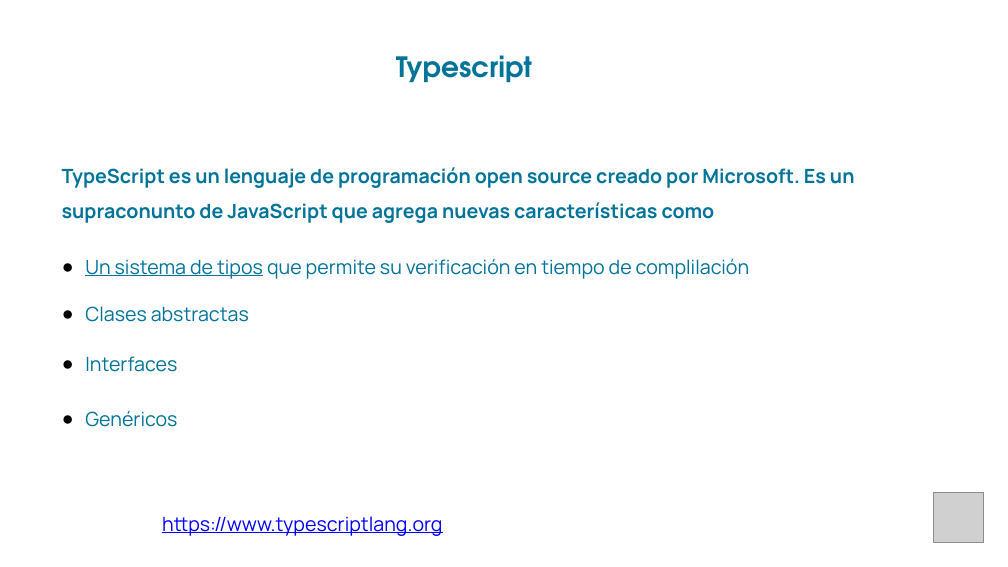
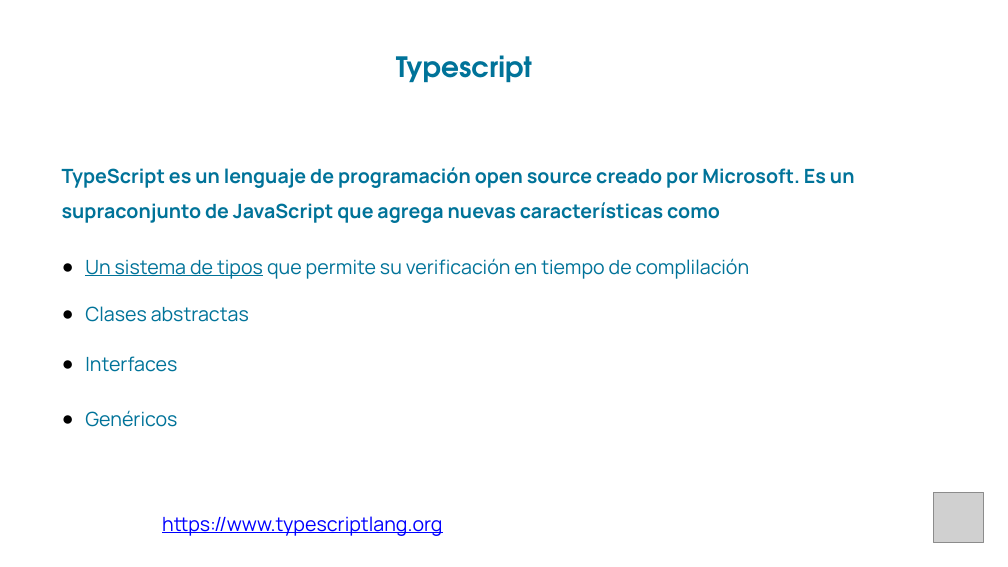
Before and after one commit to grupoinetel/curso-devops-ulpgc, a slide deck: slide 8 of ppt/curso-devops-ulpgc-ui.pptx. Drawn at 1008x567 pixels with LibreOffice and Linux fonts; fonts in the diff are those of the drawing; grey boxes stand for pictures; background and template pictures are left out. Boxes give left, top, right and bottom in pixels: in the first picture for what was removed or moved away, otherwise in the second. Text is boxed around its words. In the diff, an @@ line names an element or a change of style, - is before the commit and + after.

```diff
--- a/ppt/curso-devops-ulpgc-ui.pptx
+++ b/ppt/curso-devops-ulpgc-ui.pptx
@@ text at (62, 167, 855, 223): text changed @@
-TypeScript es un lenguaje de programación open source creado por Microsoft. Es un supraconunto de JavaScript que agrega nuevas características como
+TypeScript es un lenguaje de programación open source creado por Microsoft. Es un supraconjunto de JavaScript que agrega nuevas características como
```
Also in this commit, not shown: 2 other slides changed.
